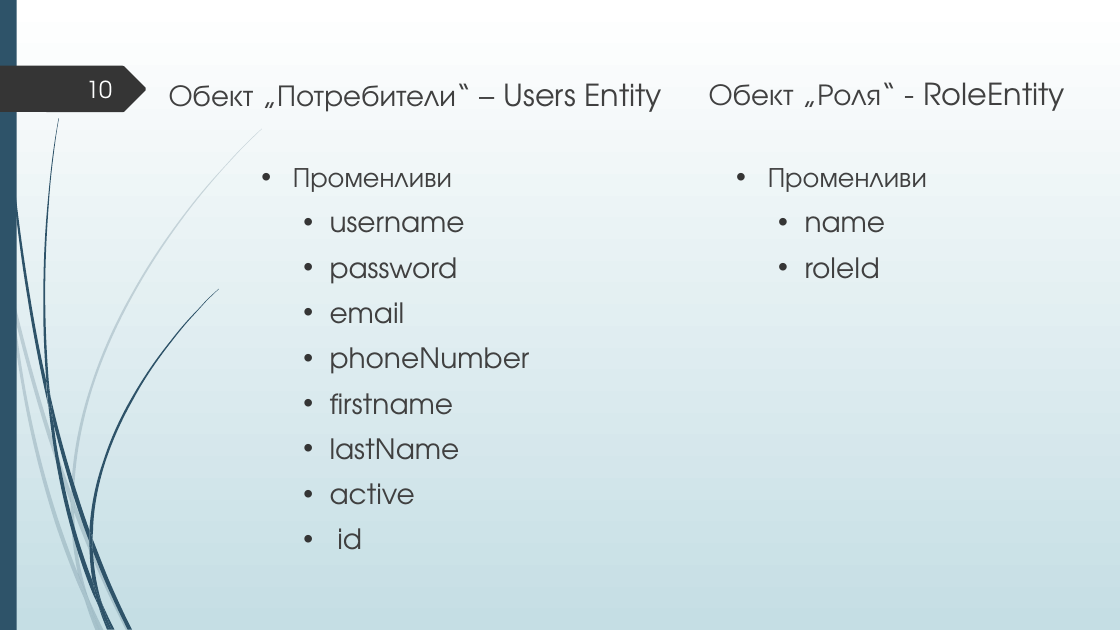
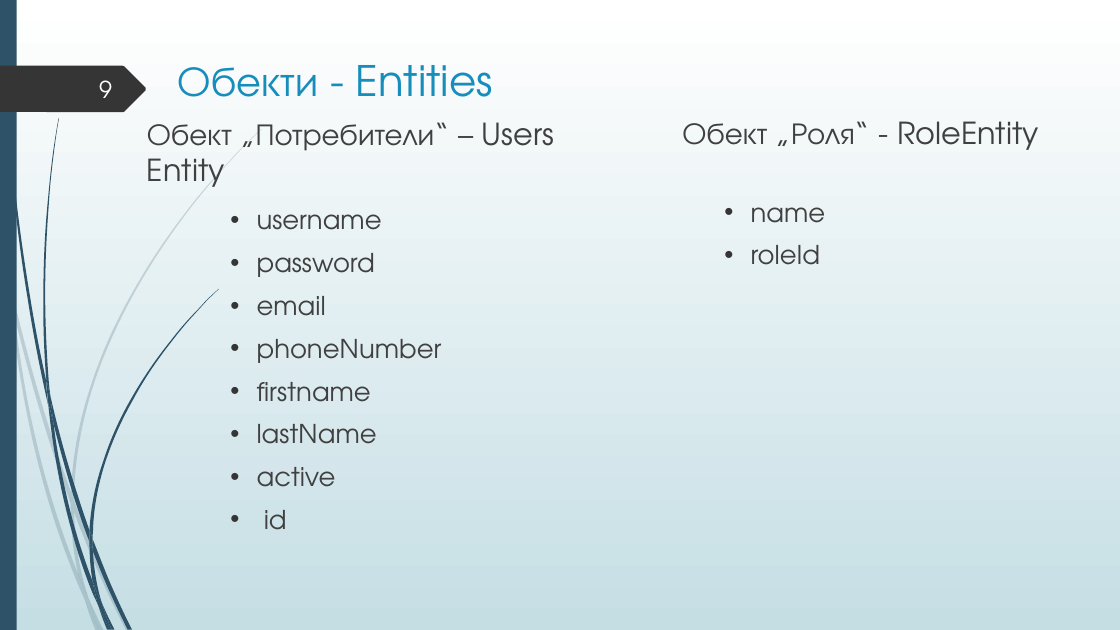
Before and after one commit to Izabel96/PlayingFieldReservations, a slide deck: slide 9 of Дипломна защита.pptx (slide 10 before the commit). Drawn at 1120x630 pixels with LibreOffice and Linux fonts; fonts in the diff are those of the drawing. Boxes give left, top, right and bottom in pixels: in the first picture for what was removed or moved away, otherwise in the second. Text is boxed around its words. In the diff, an @@ line names an element or a change of style, - is before the commit and + after.

```diff
--- a/Дипломна защита.pptx
+++ b/Дипломна защита.pptx
@@ page number at [99, 80, 112, 98]: text changed @@
-10
+9
@@ title added at [178, 65, 493, 97], 36 pt, text #178DBB @@
+Обекти - Entities
@@ text "Обект „Роля“ - RoleEntity": place and size @@
-text "Обект „Роля“ - RoleEntity" at [709, 82, 1065, 111]
+text "Обект „Роля“ - RoleEntity" at [682, 121, 1039, 150]
@@ text "Обект „Потребители“ – Users Entity" rewrapped from [169, 83, 662, 112] to [147, 122, 555, 187] @@
@@ text at [293, 168, 452, 192]: paragraph removed @@
-• Променливи
@@ text at [768, 168, 927, 192]: paragraph removed @@
-• Променливи
@@ text "username": place and size @@
-text "username" at [293, 168, 530, 550]
+text "username" at [257, 214, 442, 530]
@@ text "username" at [257, 214, 442, 530]: size 24 to 22.2 pt @@
@@ text "name" at [751, 207, 826, 265]: size 24 to 22.2 pt @@
@@ text "name": place and size @@
-text "name" at [768, 168, 927, 279]
+text "name" at [751, 207, 826, 265]
```
Also in this commit, not shown: 6 other slides changed, 14 slides added, 4 slides removed.
